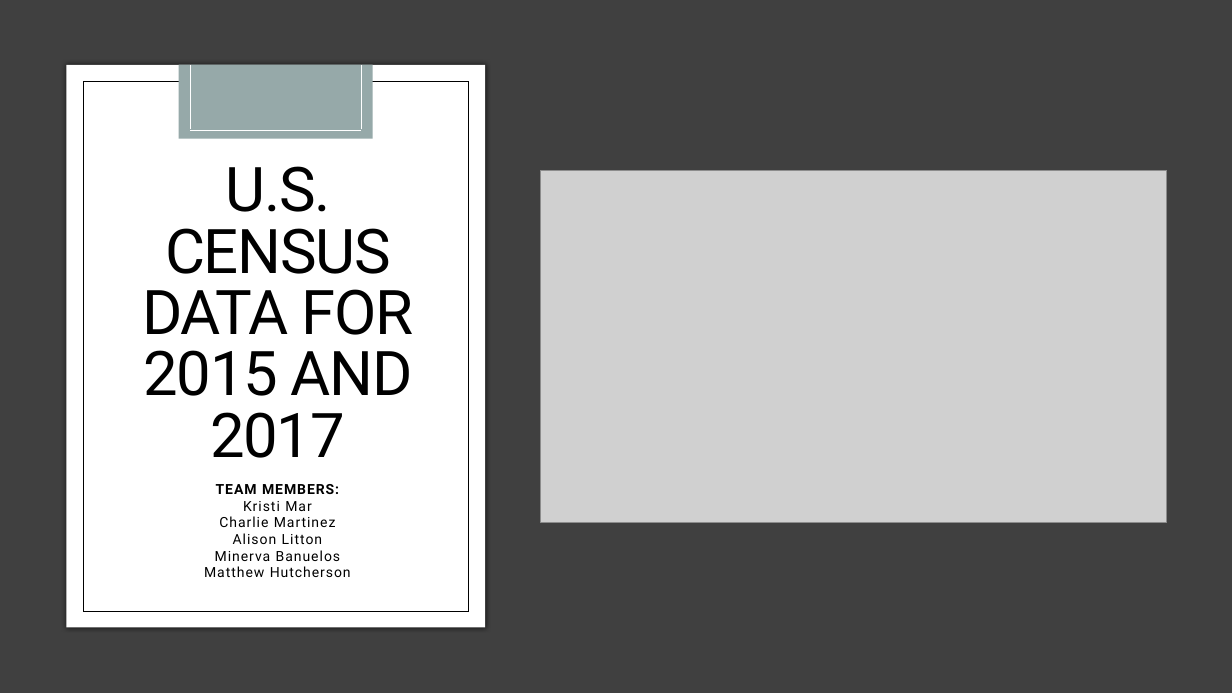
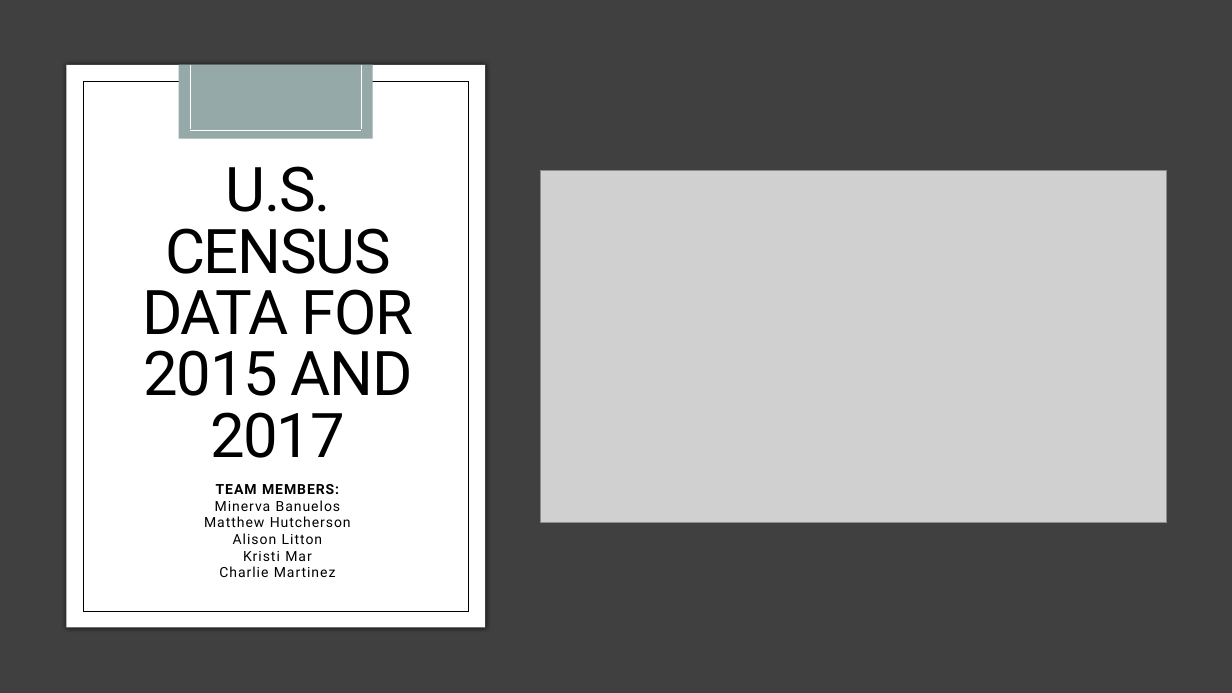
Before and after one commit to charlim26/censusproject, a slide deck: slide 1 of US CENSUS PROJECT 1.pptx. Drawn at 1232x693 pixels with LibreOffice and Linux fonts; fonts in the diff are those of the drawing; grey boxes stand for pictures; background and template pictures are left out. Boxes give left, top, right and bottom in pixels: in the first picture for what was removed or moved away, otherwise in the second. Text is boxed around its words. In the diff, an @@ line names an element or a change of style, - is before the commit and + after.

```diff
--- a/US CENSUS PROJECT 1.pptx
+++ b/US CENSUS PROJECT 1.pptx
@@ subtitle at <box>204,500,351,544</box>: paragraphs added @@
+Minerva Banuelos
+Matthew Hutcherson
+Alison Litton
@@ subtitle at <box>204,533,351,577</box>: paragraphs removed @@
-Alison Litton
-Minerva Banuelos
-Matthew Hutcherson
```
Also in this commit, not shown: 2 other slides changed, 6 slides added, 1 slide removed, 2 other files.
